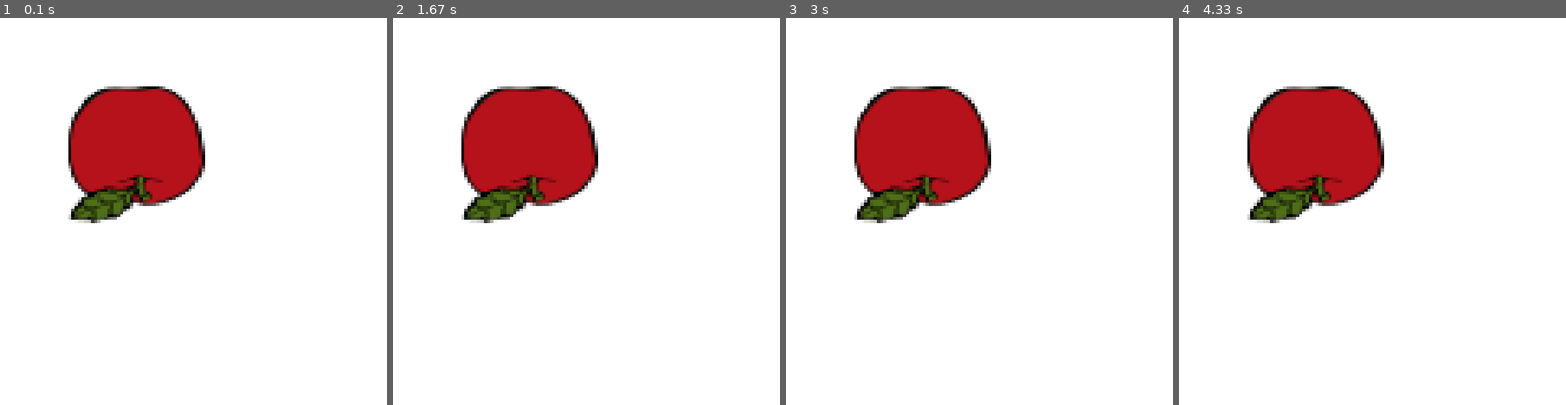
Above: before the commit, frames 1-4 (left to right).
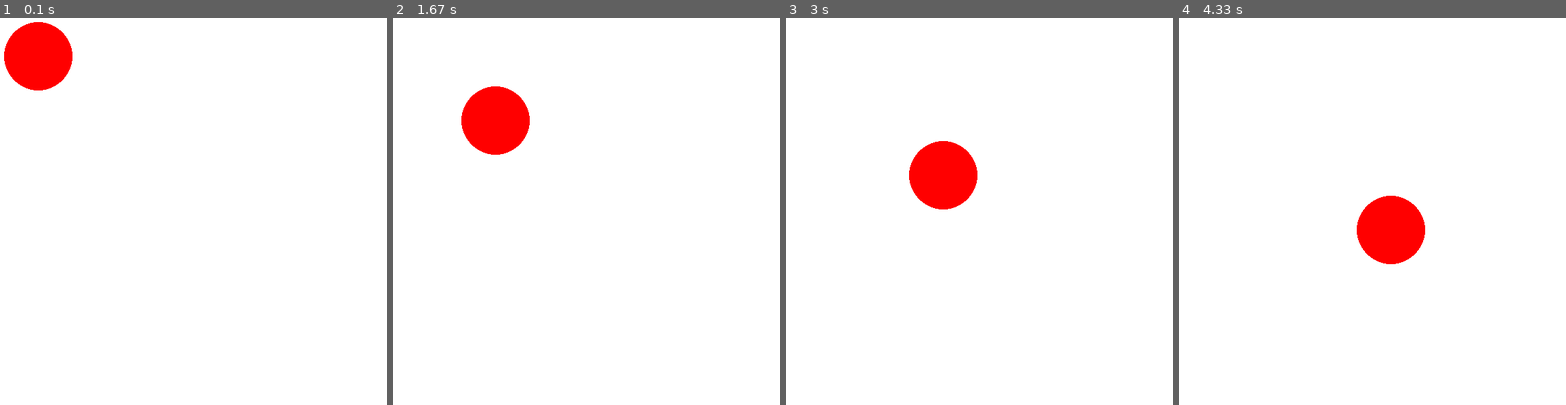
Above: after the commit, the same moments.

Repository: sirissin/Pygame-Project
Game: pygame game, started from Pygame Project.py
The game is run twice, just before and just after one commit, with the same random seed, the same clock (stepped at 60 frames per second) and the same inputs.
Inputs:
- Up to frame 1 (0.1 s): no input
- Up to frame 2 (1.67 s): no input
- Up to frame 3 (3 s): no input
- Up to frame 4 (4.33 s): no input

The runs differ from the first frame. In frame 1, 13% of the frame differs, in the area x 1-54%, y 1-54%; in frame 2, 10%; in frame 3, 10%; in frame 4, 13%.

Commit message:
Added some movement functionality to the apple and a circle.

Diff:
--- a/Pygame Project.py
+++ b/Pygame Project.py
@@ -22,11 +22,11 @@
 background_color = white
 
 # Defining the plumber image
-apple = pygame.image.load("apple.png")
-apple_rect = apple.get_rect()
-apple_rect = apple_rect.move(100, 100)
-apple = pygame.transform.scale(apple, (200, 200))
-apple = pygame.transform.rotate(apple, 180)
+# apple = pygame.image.load("apple.png")
+# apple_rect = apple.get_rect()
+# apple_rect = apple_rect.move(50, 50)
+# apple = pygame.transform.scale(apple, (200, 200))
+# apple = pygame.transform.rotate(apple, 180)
 
 # Creating shapes and their parameters (the rect transformations are unique to rects)
 rect = pygame.Rect(100, 50, 100, 100)
@@ -35,6 +35,8 @@
 # rect = rect.inflate(-75, -75)
 rect.update(50, 100, 200, 150)
 triangle_coordinates = [(100, 50), (125, 100), (75, 100)]
+circle_x = 50
+circle_y = 50
 
 # Looking for the user closing the game
 while True:
@@ -57,7 +59,13 @@
 
     # Border for image if there was no background, and image created
     # pygame.draw.rect(screen, "black", apple_rect, 1)
-    screen.blit(apple, apple_rect)
+    # apple_rect = apple_rect.move(1, 1)
+    # screen.blit(apple, apple_rect)
+
+    # Moving a circle
+    circle_x += 1
+    circle_y += 1
+    pygame.draw.circle(screen, "red", (circle_x, circle_y), 50)
 
     # Drawing lines
     # pygame.draw.line(screen, "black", (50, 50), (200, 100), 5)
